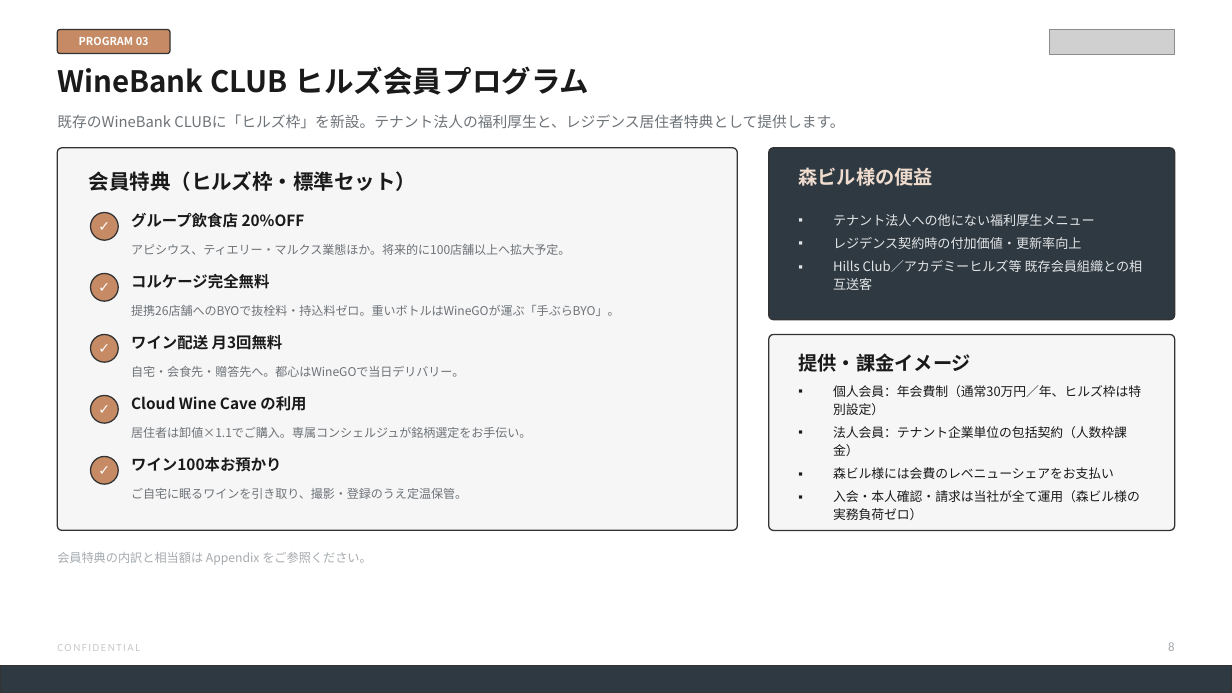
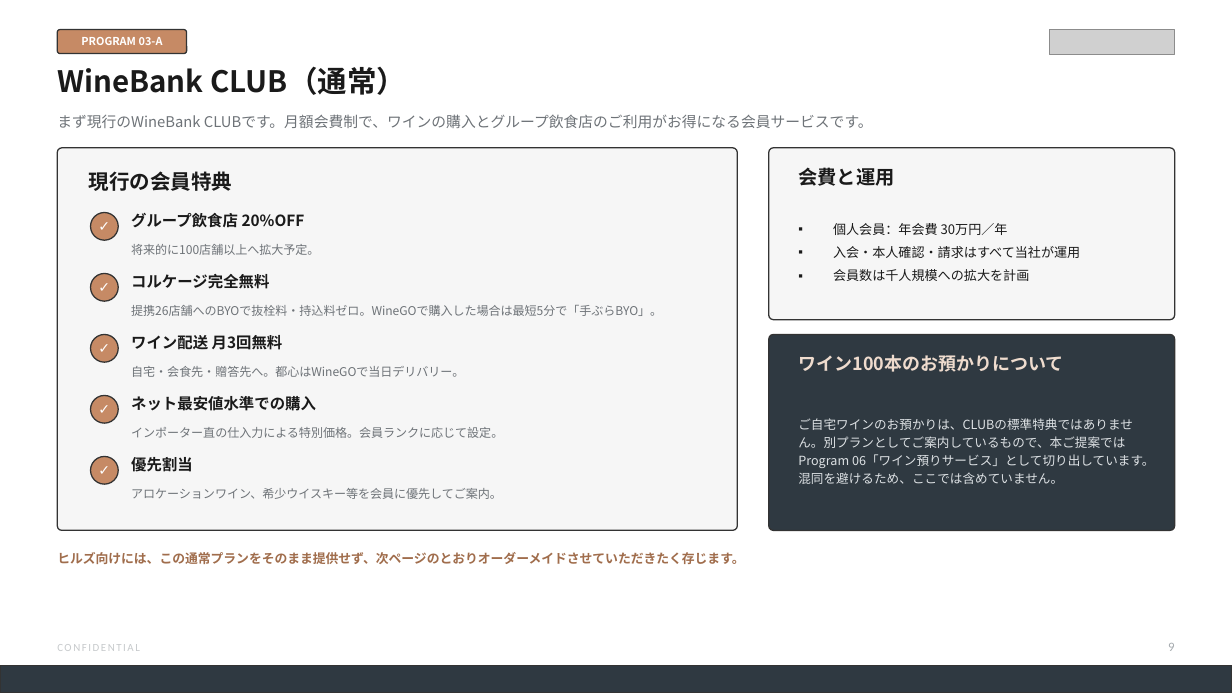
Before and after one commit to nakano-winebank/wine-auction, a slide deck: slide 10 of docs/proposals/森ビル様_業務提携ご提案_WineBank_20260810.pptx (slide 9 before the commit). Drawn at 1232x693 pixels with LibreOffice and Linux fonts; fonts in the diff are those of the drawing; grey boxes stand for pictures. Boxes give left, top, right and bottom in pixels: in the first picture for what was removed or moved away, otherwise in the second. Text is boxed around its words. In the diff, an @@ line names an element or a change of style, - is before the commit and + after.

```diff
--- a/docs/proposals/森ビル様_業務提携ご提案_WineBank_20260810.pptx
+++ b/docs/proposals/森ビル様_業務提携ご提案_WineBank_20260810.pptx
@@ rounded rectangle: place and size @@
-rounded rectangle at box(57, 30, 170, 54)
+rounded rectangle at box(57, 30, 187, 54)
@@ text at box(81, 37, 163, 45): text changed @@
-PROGRAM 03
+PROGRAM 03-A
@@ text at box(57, 66, 406, 95): text changed @@
-WineBank CLUB ヒルズ会員プログラム
+WineBank CLUB（通常）
@@ text at box(57, 114, 873, 128): text changed @@
-既存のWineBank CLUBに「ヒルズ枠」を新設。テナント法人の福利厚生と、レジデンス居住者特典として提供します。
+まず現行のWineBank CLUBです。月額会費制で、ワインの購入とグループ飲食店のご利用がお得になる会員サービスです。
@@ rounded rectangle at box(769, 148, 1175, 320): fill #2F3941 to #F6F6F6 @@
@@ text at box(89, 171, 232, 191): text changed @@
-会員特典（ヒルズ枠・標準セット）
+現行の会員特典
@@ text at box(798, 167, 894, 186): text changed; text colour #EFDCCE to #1A1A1A @@
-森ビル様の便益
+会費と運用
@@ text at box(833, 223, 1080, 281): text changed; text colour #E3E6E8 to #1A1A1A @@
-▪ テナント法人への他にない福利厚生メニュー
-▪ レジデンス契約時の付加価値・更新率向上
-▪ Hills Club／アカデミーヒルズ等 既存会員組織との相互送客
+▪ 個人会員：年会費 30万円／年
+▪ 入会・本人確認・請求はすべて当社が運用
+▪ 会員数は千人規模への拡大を計画
@@ text at box(131, 244, 319, 255): text changed @@
-アピシウス、ティエリー・マルクス業態ほか。将来的に100店舗以上へ拡大予定。
+将来的に100店舗以上へ拡大予定。
@@ text at box(131, 305, 662, 316): text changed @@
-提携26店舗へのBYOで抜栓料・持込料ゼロ。重いボトルはWineGOが運ぶ「手ぶらBYO」。
+提携26店舗へのBYOで抜栓料・持込料ゼロ。WineGOで購入した場合は最短5分で「手ぶらBYO」。
@@ rounded rectangle at box(769, 335, 1175, 531): fill #F6F6F6 to #2F3941 @@
@@ text at box(798, 354, 1063, 372): text changed; size 15 to 14 pt; text colour #1A1A1A to #EFDCCE @@
-提供・課金イメージ
+ワイン100本のお預かりについて
@@ text at box(131, 396, 316, 411): text changed @@
-Cloud Wine Cave の利用
+ネット最安値水準での購入
@@ text at box(798, 418, 1154, 484): text changed; size 10 to 9.8 pt; text colour #1A1A1A to #DDE1E4 @@
-▪ 個人会員：年会費制（通常30万円／年、ヒルズ枠は特別設定）
-▪ 法人会員：テナント企業単位の包括契約（人数枠課金）
-▪ 森ビル様には会費のレベニューシェアをお支払い
-▪ 入会・本人確認・請求は当社が全て運用（森ビル様の実務負荷ゼロ）
+ご自宅ワインのお預かりは、CLUBの標準特典ではありません。別プランとしてご案内しているもので、本ご提案では Program 06「ワイン預りサービス」として切り出しています。混同を避けるため、ここでは含めていません。
@@ text at box(131, 427, 503, 438): text changed @@
-居住者は卸値×1.1でご購入。専属コンシェルジュが銘柄選定をお手伝い。
+インポーター直の仕入力による特別価格。会員ランクに応じて設定。
@@ text at box(131, 457, 193, 472): text changed @@
-ワイン100本お預かり
+優先割当
@@ text at box(131, 488, 502, 499): text changed @@
-ご自宅に眠るワインを引き取り、撮影・登録のうえ定温保管。
+アロケーションワイン、希少ウイスキー等を会員に優先してご案内。
@@ text at box(57, 552, 744, 564): text changed; size 9.5 to 10 pt; text colour #A6ABAF to #A06D4C; bold on @@
-会員特典の内訳と相当額は Appendix をご参照ください。
+ヒルズ向けには、この通常プランをそのまま提供せず、次ページのとおりオーダーメイドさせていただきたく存じます。
```
Also in this commit, not shown: 20 other slides changed, 5 slides added, 2 other files.
